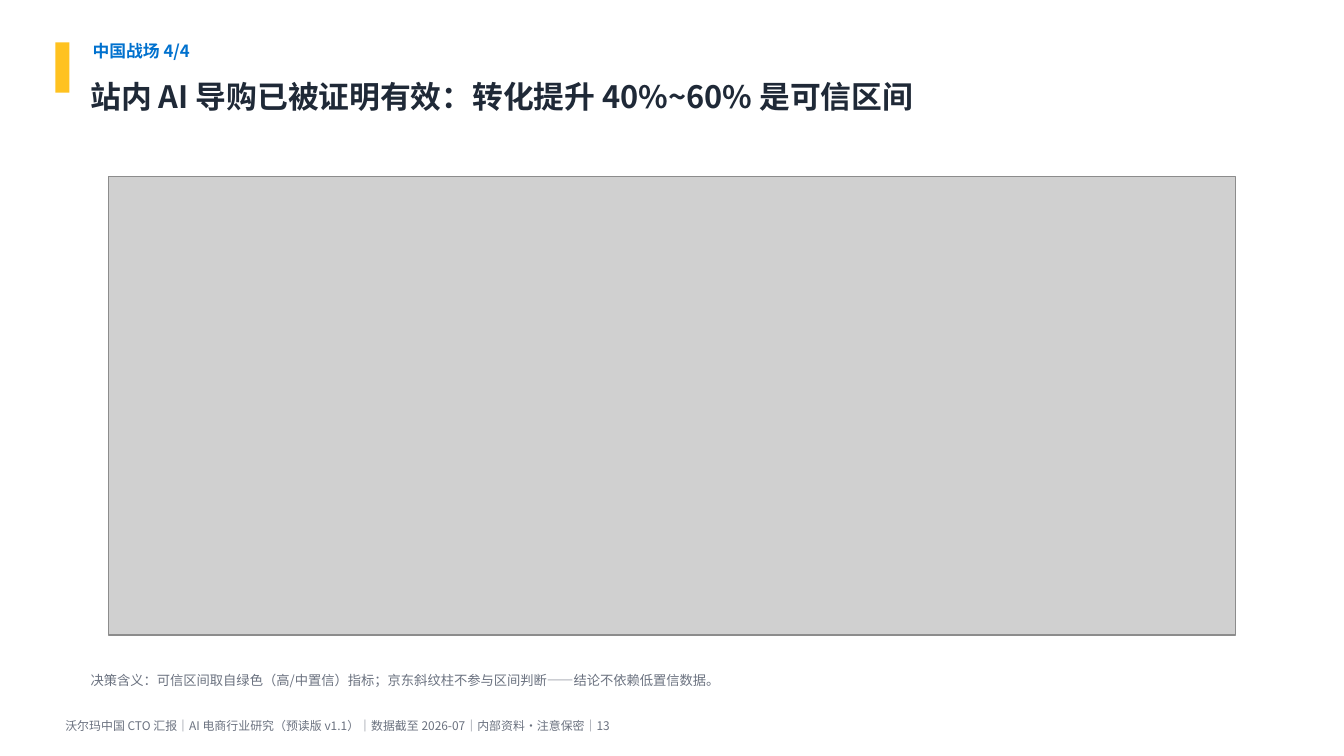
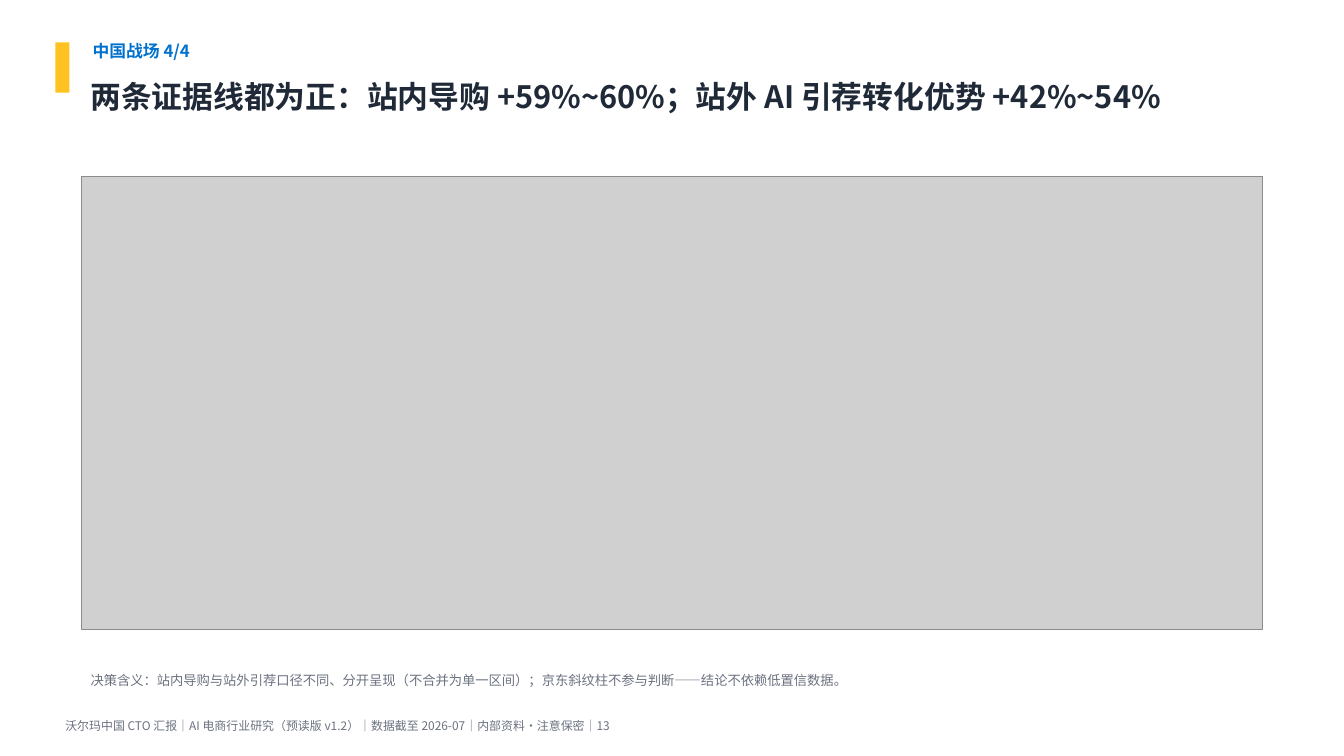
Before and after one commit to breeze2623-create/Aicommerce, a slide deck: slide 13 of report/AI电商行业研究_沃尔玛中国CTO汇报.pptx. Drawn at 1344x756 pixels with LibreOffice and Linux fonts; fonts in the diff are those of the drawing; grey boxes stand for pictures. Boxes give left, top, right and bottom in pixels: in the first picture for what was removed or moved away, otherwise in the second. Text is boxed around its words. In the diff, an @@ line names an element or a change of style, - is before the commit and + after.

```diff
--- a/report/AI电商行业研究_沃尔玛中国CTO汇报.pptx
+++ b/report/AI电商行业研究_沃尔玛中国CTO汇报.pptx
@@ text at [91,81,1161,114]: text changed @@
-站内 AI 导购已被证明有效：转化提升 40%~60% 是可信区间
+两条证据线都为正：站内导购 +59%~60%；站外 AI 引荐转化优势 +42%~54%
@@ picture: place and size @@
-picture at [109,176,1235,635]
+picture at [82,176,1262,630]
@@ text at [91,674,848,687]: text changed @@
-决策含义：可信区间取自绿色（高/中置信）指标；京东斜纹柱不参与区间判断——结论不依赖低置信数据。
+决策含义：站内导购与站外引荐口径不同、分开呈现（不合并为单一区间）；京东斜纹柱不参与判断——结论不依赖低置信数据。
@@ text at [65,720,610,731]: text changed @@
-沃尔玛中国 CTO 汇报｜AI 电商行业研究（预读版 v1.1）｜数据截至 2026-07｜内部资料·注意保密｜13
+沃尔玛中国 CTO 汇报｜AI 电商行业研究（预读版 v1.2）｜数据截至 2026-07｜内部资料·注意保密｜13
```
Also in this commit, not shown: 18 other slides changed, 8 other files.
